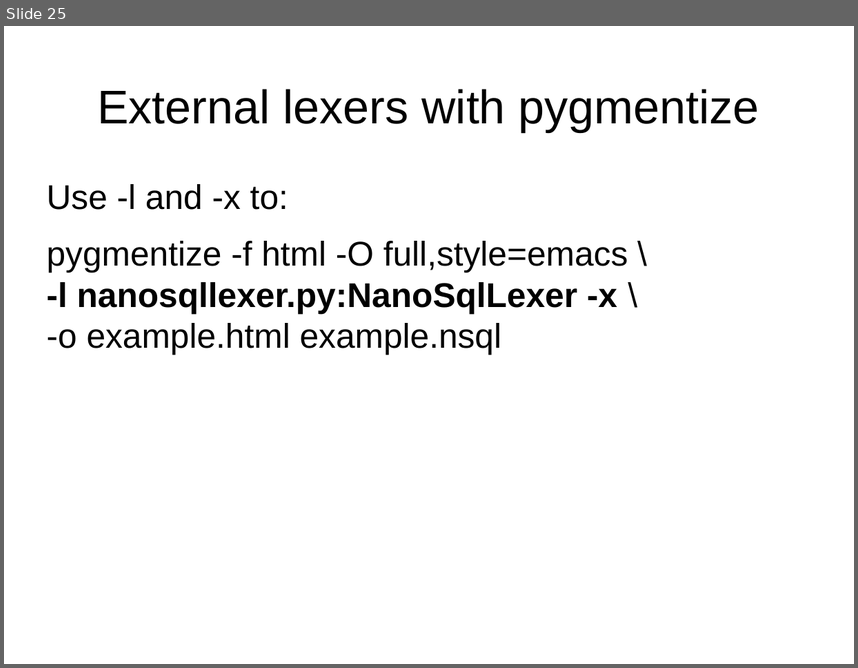
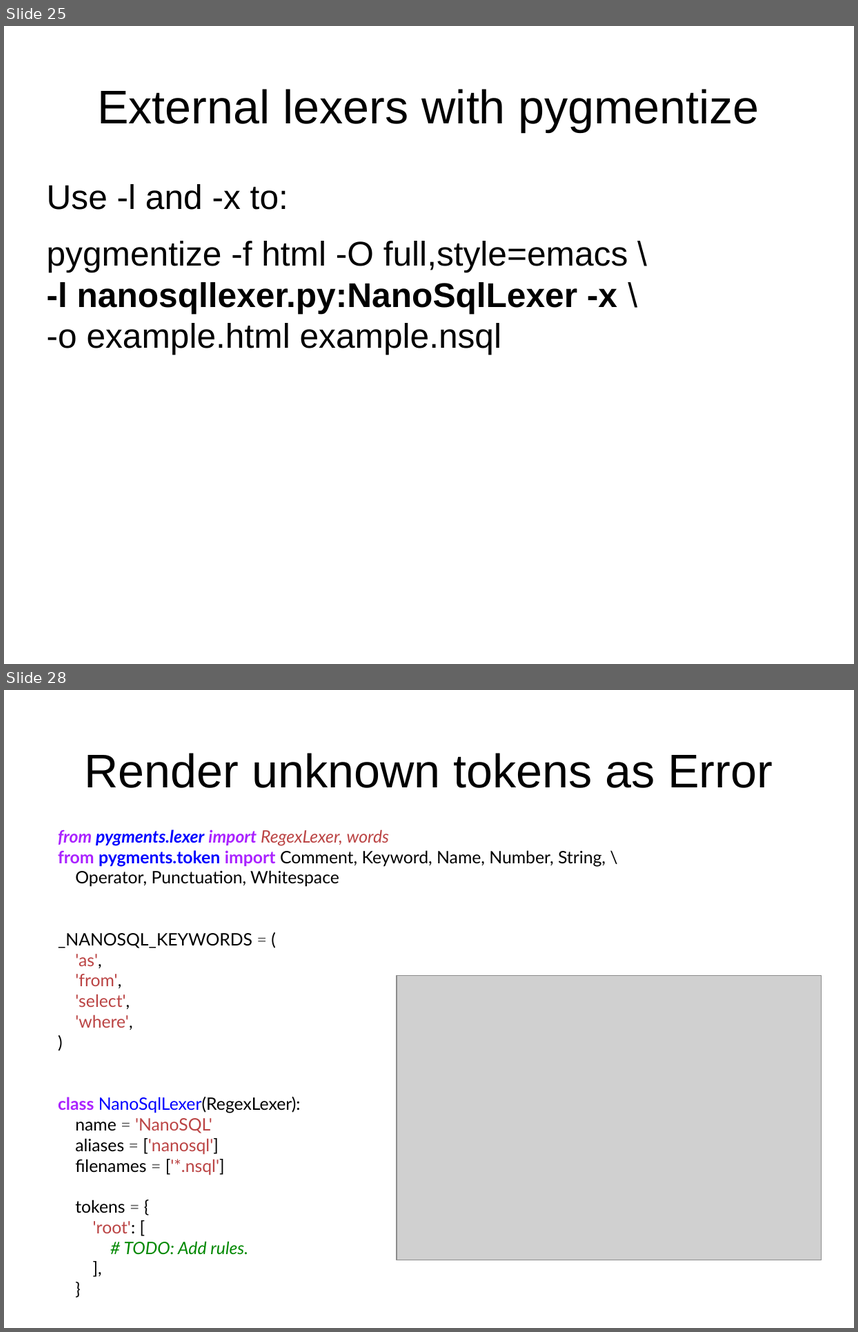
Before and after one commit to roskakori/talks, a slide deck: pygraz/pygments/Introduction to Pygments.odp. Shown one above the other, each under a label of ours: slide 25 before the commit, slides 25 and 28 after it; the slides between them are not shown. The pictures are 858x668 and 858x1332 pixels, drawn with LibreOffice and Linux fonts; fonts in the diff are those of the drawing; grey boxes stand for pictures. Boxes give left, top, right and bottom in pixels: in the first picture for what was removed or moved away, otherwise in the second. Text is boxed around its words. In the diff, an @@ line names an element or a change of style, - is before the commit and + after.

Commit message:
* Added slides for stepwise development of an own lexer. * Changed syntax highlighted Python code from HTML screenshot to inline RTF to enable copy & paste.

```diff
--- a/pygraz/pygments/Introduction to Pygments.odp
+++ b/pygraz/pygments/Introduction to Pygments.odp
@@ slide 28 added at <box>4,690,854,1328</box>, background #FFFFFF @@
@@ title added at <box>84,753,773,788</box>, 44 pt, text #000000 @@
+Render unknown tokens as Error
@@ text added at <box>58,829,606,1254</box>, 16 pt, text #000000 @@
+from pygments.lexer import RegexLexer, words
+from pygments.token import Comment, Keyword, Name, Number, String, \
+Operator, Punctuation, Whitespace
+_NANOSQL_KEYWORDS = (
+'as',
+'from',
+'select',
+'where',
+)
+class NanoSqlLexer(RegexLexer):
+name = 'NanoSQL'
+aliases = ['nanosql']
+filenames = ['*.nsql']
+tokens = {
+'root': [
+# TODO: Add rules.
+],
+}
@@ picture added at <box>397,976,822,1259</box> @@
```
Also in this commit, not shown: 9 slides changed, 13 other slides added, 2 slides removed, 5 other files.
